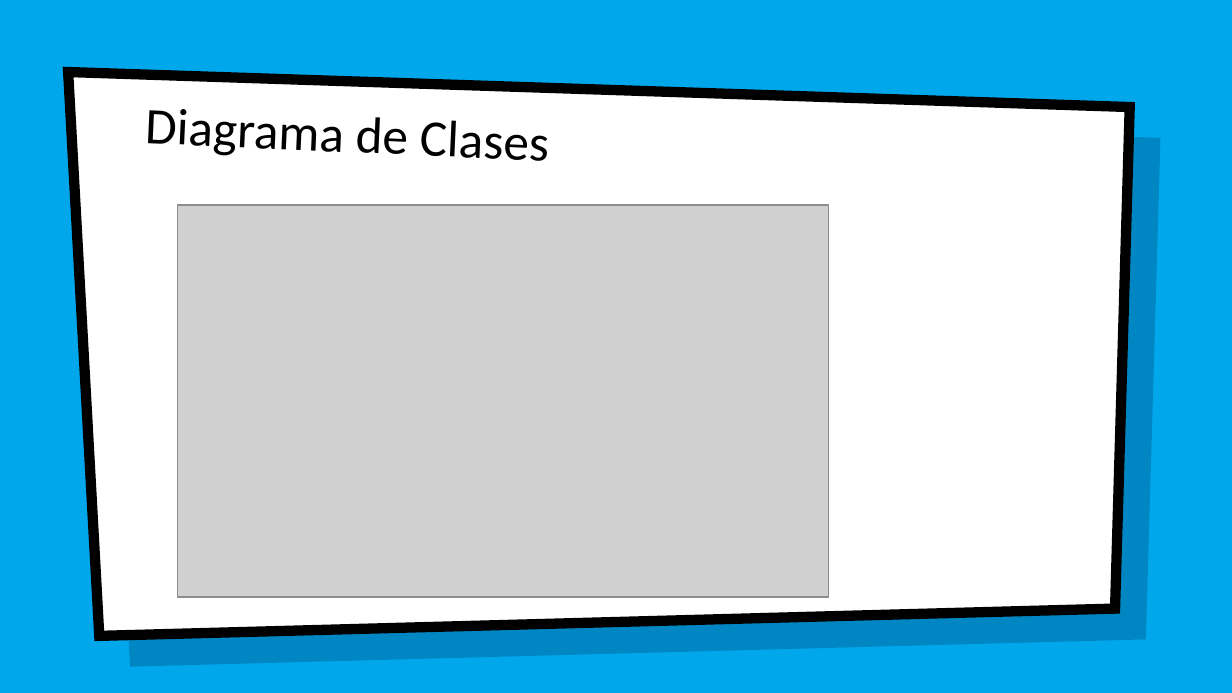
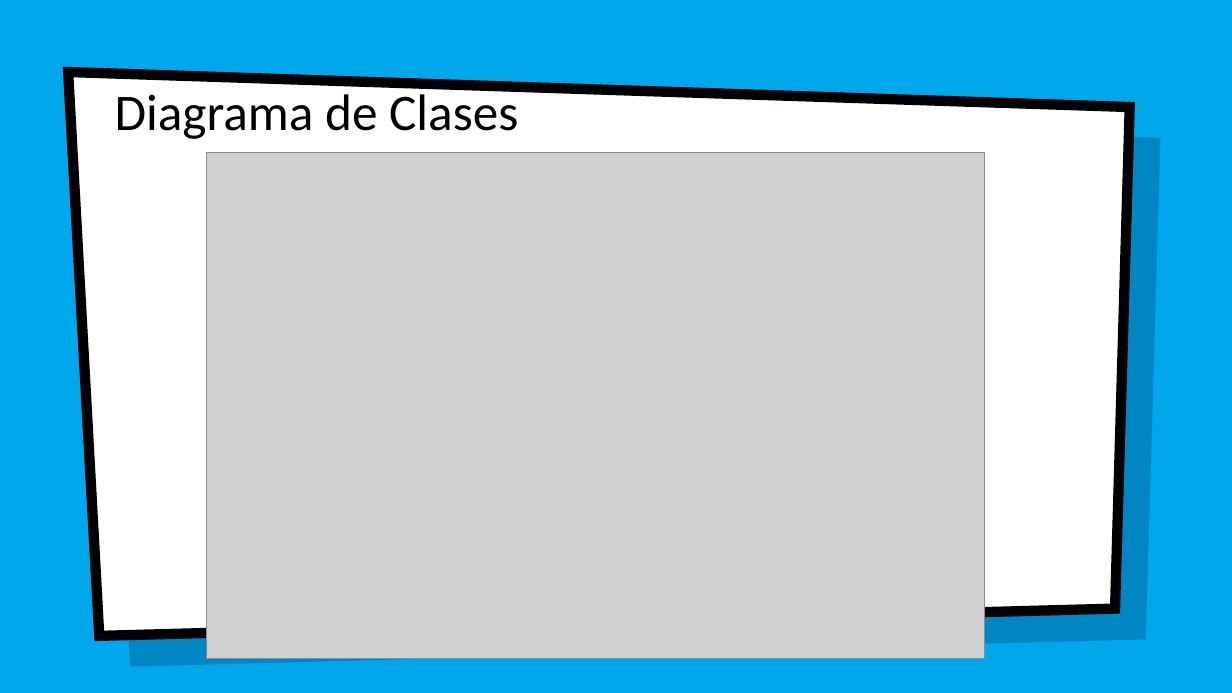
Before and after one commit to jesusapb/SURA-BOT, a slide deck: slide 5 of documentacion/Surabot.pptx. Drawn at 1232x693 pixels with LibreOffice and Linux fonts; fonts in the diff are those of the drawing; grey boxes stand for pictures; background and template pictures are left out. Boxes give left, top, right and bottom in pixels: in the first picture for what was removed or moved away, otherwise in the second. Text is boxed around its words. In the diff, an @@ line names an element or a change of style, - is before the commit and + after.

```diff
--- a/documentacion/Surabot.pptx
+++ b/documentacion/Surabot.pptx
@@ title "Diagrama de Clases": place and size @@
-title "Diagrama de Clases" at (145,109,548,161)
+title "Diagrama de Clases" at (115,87,518,139)
@@ title "Diagrama de Clases" at (115,87,518,139): rotation 2 to 0 degrees @@
@@ picture: place and size @@
-picture at (177,206,828,598)
+picture at (206,153,984,658)
```
Also in this commit, not shown: 6 other slides changed, 42 other files.
